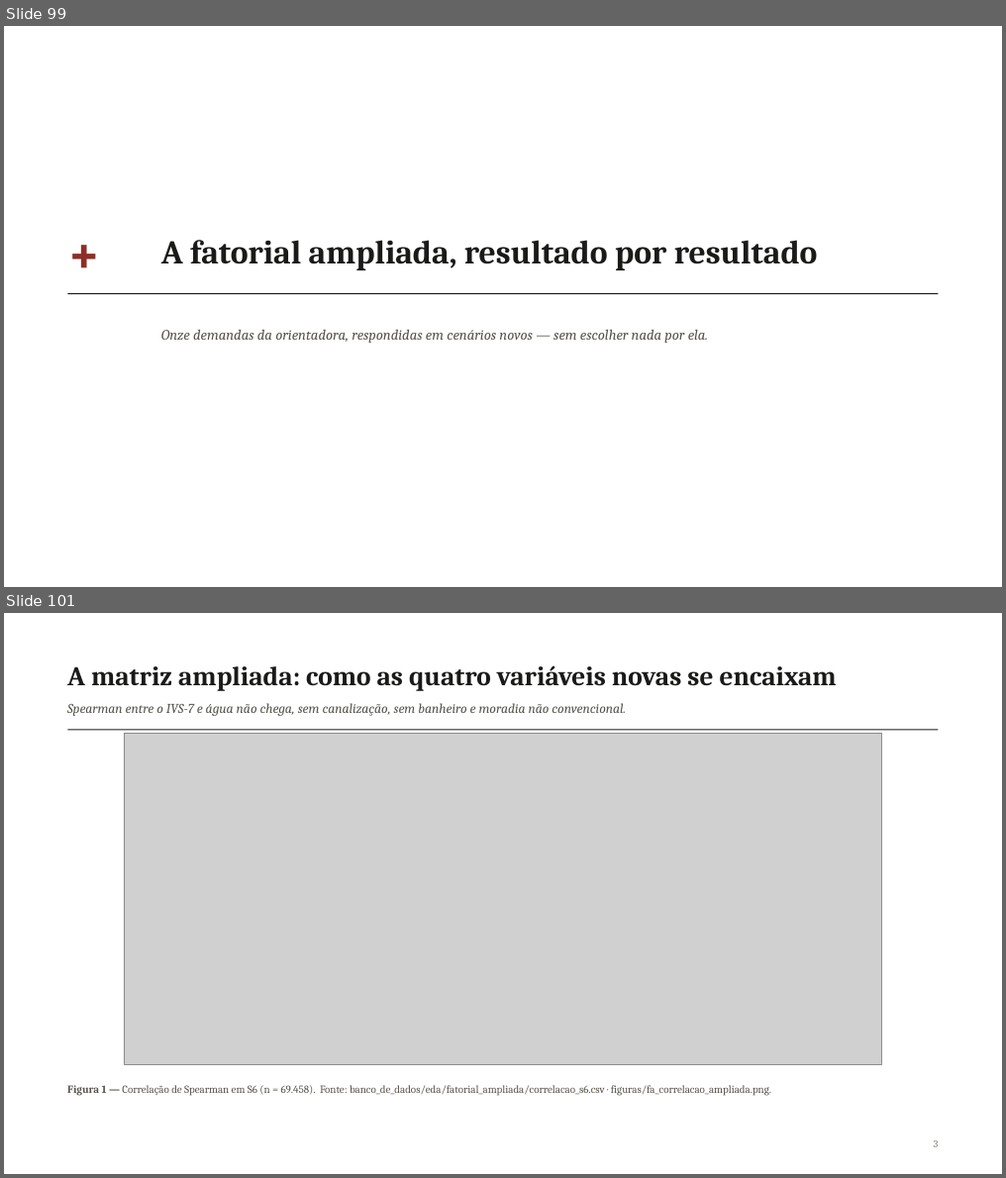
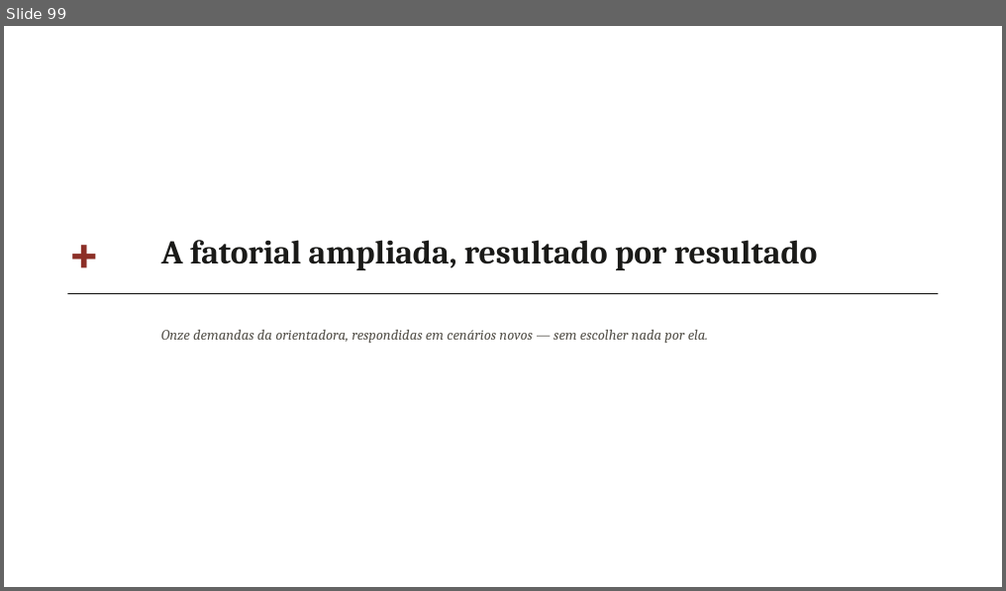
Before and after one commit to pedrinndias/Projeto_IVS_Censo, a slide deck: docs/Apresentacoes_IVS/Analise_Fatorial_NB04_2026-09.pptx. Shown one above the other, each under a label of ours: slides 99 and 101 before the commit, slide 99 after it; the slides between them are not shown. The pictures are 1006x1178 and 1006x591 pixels, drawn with LibreOffice and Linux fonts; fonts in the diff are those of the drawing; grey boxes stand for pictures. Boxes give left, top, right and bottom in pixels: in the first picture for what was removed or moved away, otherwise in the second. Text is boxed around its words. In the diff, an @@ line names an element or a change of style, - is before the commit and + after.

```diff
--- a/docs/Apresentacoes_IVS/Analise_Fatorial_NB04_2026-09.pptx
+++ b/docs/Apresentacoes_IVS/Analise_Fatorial_NB04_2026-09.pptx
@@ slide 101 removed at (x1=4, y1=613, x2=1002, y2=1174), background #FFFFFF @@
@@ text removed at (x1=67, y1=665, x2=837, y2=691) @@
-A matriz ampliada: como as quatro variáveis novas se encaixam
@@ text removed at (x1=67, y1=703, x2=626, y2=716) @@
-Spearman entre o IVS-7 e água não chega, sem canalização, sem banheiro e moradia não convencional.
@@ line removed from (67, 730) to (939, 730) @@
@@ picture removed at (x1=124, y1=733, x2=882, y2=1065) @@
@@ text removed at (x1=67, y1=1085, x2=771, y2=1096) @@
-Figura 1 — Correlação de Spearman em S6 (n = 69.458). Fonte: banco_de_dados/eda/fatorial_ampliada/correlacao_s6.csv · figuras/fa_correlacao_ampliada.png.
@@ text removed at (x1=934, y1=1141, x2=939, y2=1148) @@
-3
```
Also in this commit, not shown: 41 slides changed, 1 slide added, 17 other files.
